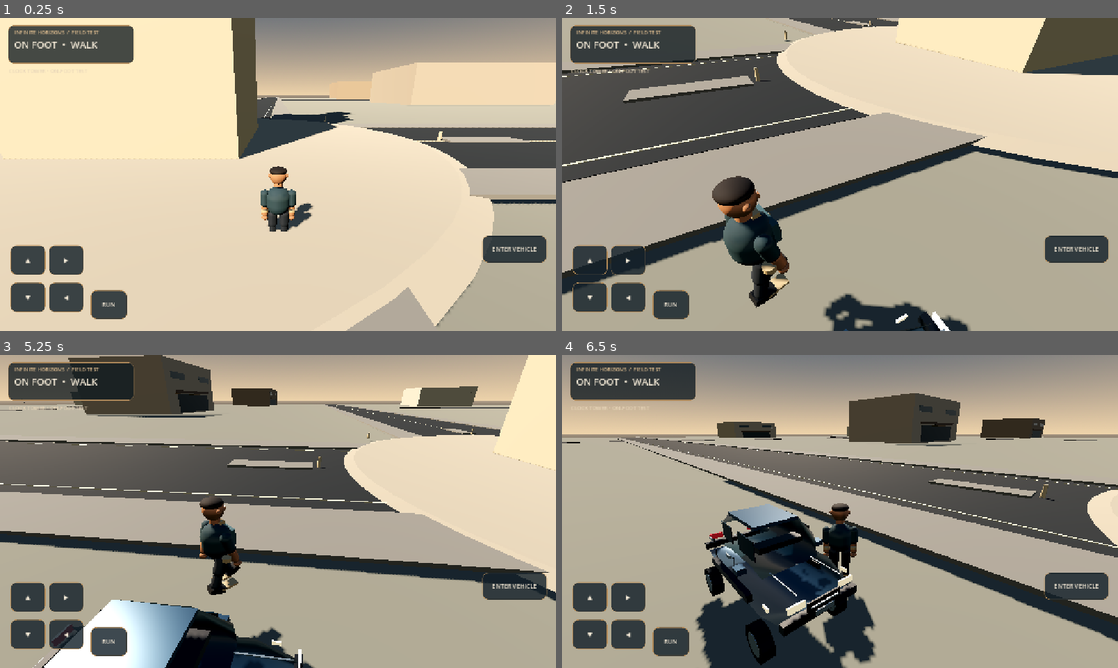
Above: before the commit, frames 1-4 (two rows, left to right).
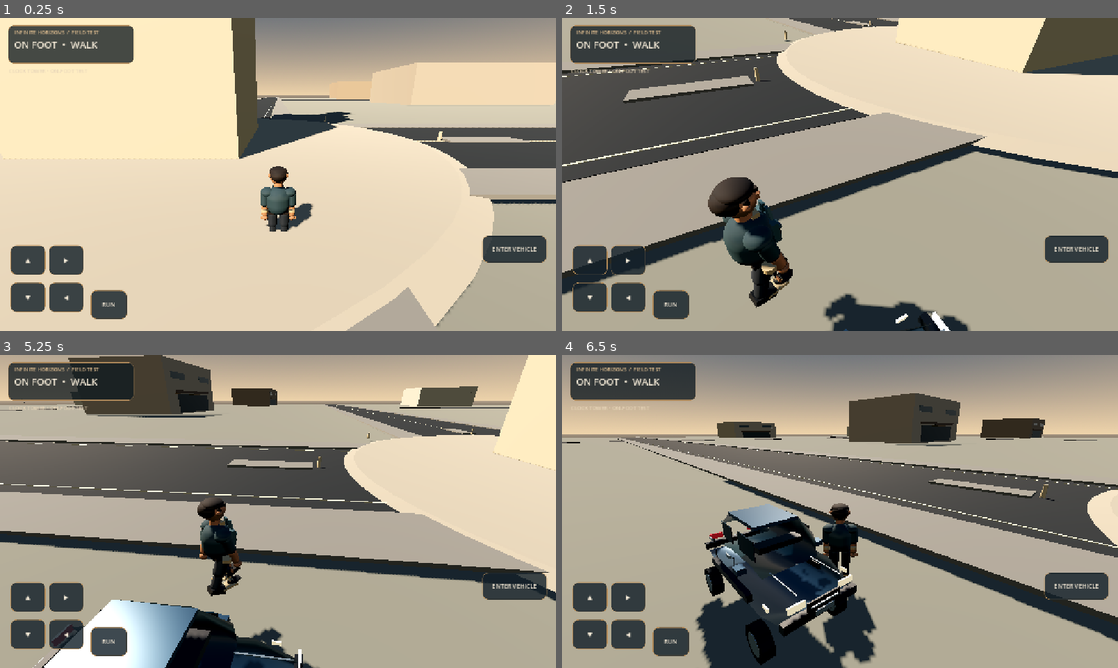
Above: after the commit, the same moments.

Repository: strideproject77-lgtm/Hill-Climb
Game: Godot game, scene res://scenes/main.tscn
Same seed, same stepped clock (60 frames per second), same inputs: the game is played once before the commit and once after it.
Inputs (mouse positions are in pixels of both pictures, inside the frame that each line leads up to):
- Up to frame 1 (0.25 s): no input
- Up to frame 2 (1.5 s): click "ENTER VEHICLE" at 0.5 s; tap Enter at 1.25 s; move the mouse to (962, 158) at 1.27 s; hold Right from 1.28 s (still down); tap E at 1.35 s; click (962, 158) at 1.42 s
- Up to frame 3 (5.25 s): release Right at 2 s; click "ENTER VEHICLE" at 2 s; drag from (166, 527) to (250, 574) at 2.77 s; click "ACCELERATE" at 3.5 s; click "BRAKE" at 4.25 s; move the mouse to (333, 442) at 5.02 s; hold Right from 5.03 s (still down); tap E at 5.1 s
- Up to frame 4 (6.5 s): release Right at 5.75 s; drag from (812, 574) to (673, 464) at 5.77 s

The runs differ from the first frame. In frame 1, 0.2% of the frame differs, in the area x 46-57%, y 47-67%; in frame 2, 1.0%, in the area x 26-71%, y 50-100%; in frame 3, 0.4%; in frame 4, 0.2%.

Commit message:
Upgrade player character anatomy, face and clothing detail

Diff:
--- a/game/scripts/player_character.gd
+++ b/game/scripts/player_character.gd
@@ -188,6 +188,97 @@
 		sole.size = Vector3(0.24, 0.045, 0.40)
 		_mesh(visual_root, sole, Vector3(side * 0.17, 0.035, -0.075), trim)
 
+
+	# Face shaping: brows, nose, lips and inner ear details.
+	var lip_mat := _material(Color("#754b3e"), 0.72)
+	var nose_bridge := CapsuleMesh.new()
+	nose_bridge.radius = 0.035
+	nose_bridge.height = 0.13
+	_mesh(visual_root, nose_bridge, Vector3(0, 1.965, -0.225), skin)
+	var nose_tip := SphereMesh.new()
+	nose_tip.radius = 0.043
+	nose_tip.height = 0.055
+	_mesh(visual_root, nose_tip, Vector3(0, 1.925, -0.25), skin)
+	var mouth := BoxMesh.new()
+	mouth.size = Vector3(0.105, 0.018, 0.018)
+	_mesh(visual_root, mouth, Vector3(0, 1.875, -0.226), lip_mat)
+	for side in [-1.0, 1.0]:
+		var brow := BoxMesh.new()
+		brow.size = Vector3(0.09, 0.025, 0.035)
+		var brow_part := _mesh(visual_root, brow, Vector3(side * 0.079, 2.065, -0.215), hair)
+		brow_part.rotation.z = side * -0.10
+		var ear_inner := SphereMesh.new()
+		ear_inner.radius = 0.027
+		ear_inner.height = 0.06
+		_mesh(visual_root, ear_inner, Vector3(side * 0.258, 1.99, -0.012), lip_mat)
+	# Hairline, sideburns and rear hair form a complete head silhouette.
+	var hairline := BoxMesh.new()
+	hairline.size = Vector3(0.30, 0.055, 0.055)
+	_mesh(visual_root, hairline, Vector3(0, 2.105, -0.198), hair)
+	for side in [-1.0, 1.0]:
+		var sideburn := CapsuleMesh.new()
+		sideburn.radius = 0.045
+		sideburn.height = 0.19
+		_mesh(visual_root, sideburn, Vector3(side * 0.218, 2.015, -0.015), hair)
+	var rear_hair := SphereMesh.new()
+	rear_hair.radius = 0.225
+	rear_hair.height = 0.36
+	_mesh(visual_root, rear_hair, Vector3(0, 2.025, 0.105), hair)
+	# Jacket lapels, shoulder shaping, pocket flaps and buttons.
+	var lapel := BoxMesh.new()
+	lapel.size = Vector3(0.105, 0.29, 0.045)
+	var lapel_left := _mesh(visual_root, lapel, Vector3(-0.105, 1.54, -0.304), shirt_light)
+	lapel_left.rotation.z = -0.20
+	var lapel_right := _mesh(visual_root, lapel, Vector3(0.105, 1.54, -0.304), shirt_light)
+	lapel_right.rotation.z = 0.20
+	for side in [-1.0, 1.0]:
+		var shoulder := SphereMesh.new()
+		shoulder.radius = 0.19
+		shoulder.height = 0.28
+		_mesh(visual_root, shoulder, Vector3(side * 0.31, 1.49, 0), shirt)
+		var pocket_flap := BoxMesh.new()
+		pocket_flap.size = Vector3(0.15, 0.045, 0.035)
+		_mesh(visual_root, pocket_flap, Vector3(side * 0.19, 1.39, -0.359), shirt_light)
+		var pocket_button := SphereMesh.new()
+		pocket_button.radius = 0.018
+		pocket_button.height = 0.018
+		_mesh(visual_root, pocket_button, Vector3(side * 0.19, 1.365, -0.382), trim)
+	# Belt, buckle, trouser fly, knee panels and shoe construction.
+	var belt := BoxMesh.new()
+	belt.size = Vector3(0.55, 0.075, 0.36)
+	_mesh(visual_root, belt, Vector3(0, 0.91, 0), hair)
+	var buckle := BoxMesh.new()
+	buckle.size = Vector3(0.105, 0.065, 0.025)
+	_mesh(visual_root, buckle, Vector3(0, 0.91, -0.19), trim)
+	var fly := BoxMesh.new()
+	fly.size = Vector3(0.018, 0.24, 0.018)
+	_mesh(visual_root, fly, Vector3(0, 0.72, -0.17), shirt_light)
+	for side in [-1.0, 1.0]:
+		var knee_panel := BoxMesh.new()
+		knee_panel.size = Vector3(0.19, 0.19, 0.035)
+		_mesh(visual_root, knee_panel, Vector3(side * 0.17, 0.43, -0.108), trousers)
+		var shoe_toe := SphereMesh.new()
+		shoe_toe.radius = 0.12
+		shoe_toe.height = 0.11
+		var toe_part := _mesh(visual_root, shoe_toe, Vector3(side * 0.17, 0.105, -0.245), shoes)
+		toe_part.scale = Vector3(1.0, 0.72, 1.5)
+		for lace in range(3):
+			var lace_mesh := BoxMesh.new()
+			lace_mesh.size = Vector3(0.13, 0.012, 0.018)
+			_mesh(visual_root, lace_mesh, Vector3(side * 0.17, 0.145 + float(lace) * 0.018, -0.19 + float(lace) * 0.045), trim)
+	# Individual fingers and thumbs make the hands less mitten-like.
+	for side in [-1.0, 1.0]:
+		for finger in range(4):
+			var digit := CapsuleMesh.new()
+			digit.radius = 0.018
+			digit.height = 0.105
+			_mesh(visual_root, digit, Vector3(side * (0.435 + float(finger) * 0.025), 0.66, -0.045), skin)
+		var thumb := CapsuleMesh.new()
+		thumb.radius = 0.022
+		thumb.height = 0.09
+		var thumb_part := _mesh(visual_root, thumb, Vector3(side * 0.34, 0.70, -0.095), skin)
+		thumb_part.rotation.z = side * 0.65
+
 func _animate_character(delta: float) -> void:
 	anim_clock += delta * (7.8 if moving_amount > 0.1 else 2.0)
 	var swing := sin(anim_clock) * 0.48 * moving_amount
@@ -200,4 +291,7 @@
 	if right_arm:
 		right_arm.rotation.x = swing * 0.72
 	if visual_root:
-		visual_root.position.y = absf(sin(anim_clock * 2.0)) * 0.035 * moving_amount
+		visual_root.position.y = absf(sin(anim_clock * 2.0)) * 0.018 * moving_amount
+		visual_root.rotation.z = sin(anim_clock * 0.5) * 0.012 * moving_amount
+		var breath := 1.0 + sin(anim_clock * 1.7) * 0.003
+		visual_root.scale = Vector3(1.0, breath, 1.0)
